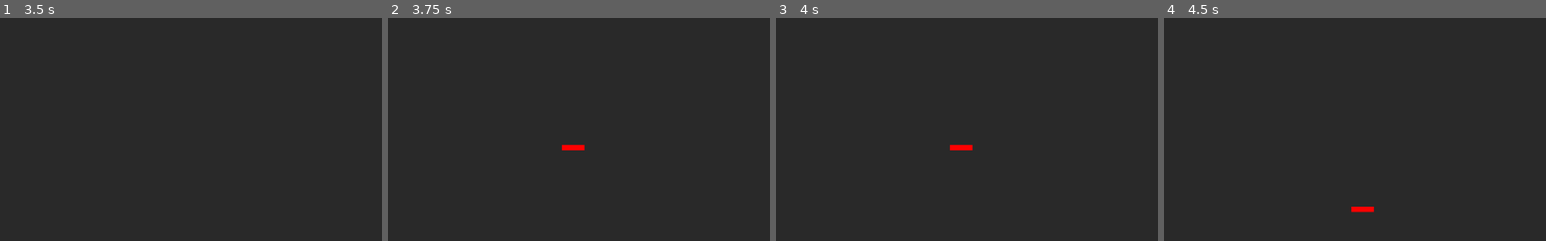
Above: before the commit, frames 1-4 (left to right).
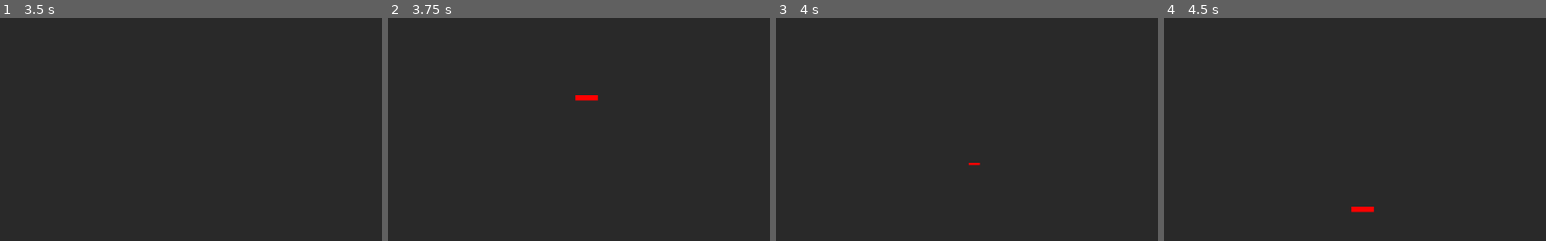
Above: after the commit, the same moments.

Repository: James-Fraser-Jones/scratch
Game: Godot game, scene res://scenes/main/main.tscn
The game is run twice, just before and just after one commit, with the same random seed, the same clock (stepped at 60 frames per second) and the same inputs.
Inputs (mouse positions are % of the whole screen's width and height, from its top left):
- Up to frame 1 (3.5 s): tap Enter at 0.5 s; move the mouse to (72, 45) at 0.52 s; press the mouse at (72, 45) at 0.53 s; hold D (right) 0.53-1.28 s; tap Mouse wheel up (zoom_in, bound only after the commit) at 0.8, 1.35, 3.05 s; tap R (restart) at 1.25, 2, 2.75 s; move the mouse to (30, 55) at 1.27 s; release the mouse at (30, 55) at 1.28 s; hold S (down) 1.28-2.03 s; tap Mouse wheel down (zoom_out, bound only after the commit) at 1.55 s; move the mouse to (60, 28) at 2.02 s; hold D (right) 2.03-2.78 s; hold Mouse wheel down (zoom_out, bound only after the commit) 2.03-2.78 s; click (60, 28) at 2.3 s; move the mouse to (45, 70) at 2.77 s; hold W (up) from 2.78 s (still down); click (45, 70) at 2.85 s
- Up to frame 2 (3.75 s): tap R (restart) at 3.5 s; move the mouse to (80, 65) at 3.52 s; release W (up) at 3.53 s; hold A (left) from 3.53 s (still down); hold P (spawn_enemy) from 3.53 s (still down)
- Up to frame 3 (4 s): keep holding A (left); keep holding P (spawn_enemy); tap Mouse wheel down (zoom_out, bound only after the commit) at 3.8 s
- Up to frame 4 (4.5 s): keep holding A (left); tap R (restart) at 4.15 s; move the mouse to (20, 35) at 4.27 s; release P (spawn_enemy) at 4.28 s; tap O (spawn_player) at 4.35 s
The pictures show only the part of the screen within x 24-74%, y 2-52%; the shares and areas given below are measured in that part.

Frame 1 is identical in both runs. In frame 2, 0.3% of the frame differs, in the area x 45-55%, y 34-60%; in frame 3, 0.2%; in frame 4, nothing differs.

Commit message:
experimenting with flocking behavior

Diff:
--- a/project.godot
+++ b/project.godot
@@ -61,6 +61,16 @@
 "events": [ Object(InputEventKey,"resource_local_to_scene":false,"resource_name":"","device":0,"alt":false,"shift":false,"control":false,"meta":false,"command":false,"pressed":false,"scancode":0,"physical_scancode":79,"unicode":0,"echo":false,"script":null)
  ]
 }
+zoom_out={
+"deadzone": 0.5,
+"events": [ Object(InputEventMouseButton,"resource_local_to_scene":false,"resource_name":"","device":0,"alt":false,"shift":false,"control":false,"meta":false,"command":false,"button_mask":0,"position":Vector2( 0, 0 ),"global_position":Vector2( 0, 0 ),"factor":1.0,"button_index":5,"pressed":false,"doubleclick":false,"script":null)
+ ]
+}
+zoom_in={
+"deadzone": 0.5,
+"events": [ Object(InputEventMouseButton,"resource_local_to_scene":false,"resource_name":"","device":0,"alt":false,"shift":false,"control":false,"meta":false,"command":false,"button_mask":0,"position":Vector2( 0, 0 ),"global_position":Vector2( 0, 0 ),"factor":1.0,"button_index":4,"pressed":false,"doubleclick":false,"script":null)
+ ]
+}
 
 [layer_names]
 
--- a/scenes/enemy/enemy.gd
+++ b/scenes/enemy/enemy.gd
@@ -1,8 +1,52 @@
 extends "res://scenes/character/character.gd"
+
+export var nav_freq : float = 2
+export var col_max : float = 75
+export var col_radius : float = 150
 
 onready var nav : Navigation2D = $"/root/main/nav"
 
+var nav_path : PoolVector2Array
+var nav_cur : float = -1
+
+func nav_timer(delta):
+	if nav_cur >= 0:
+		nav_cur += delta
+		if nav_cur > 1/nav_freq:
+			nav_cur = -1
+
+func avoid():
+	var avoid_vec = Vector2.ZERO
+	var space_state = get_world_2d().direct_space_state
+
+	avoid_vec += test_dir(space_state, Vector2.UP)
+	avoid_vec += test_dir(space_state, Vector2.DOWN)
+	avoid_vec += test_dir(space_state, Vector2.LEFT)
+	avoid_vec += test_dir(space_state, Vector2.RIGHT)
+
+	avoid_vec += test_dir(space_state, Vector2.ONE)
+	avoid_vec += test_dir(space_state, -Vector2.ONE)
+	avoid_vec += test_dir(space_state, Vector2(1, -1))
+	avoid_vec += test_dir(space_state, -Vector2(1, -1))
+
+	if avoid_vec.length() > 1:
+		avoid_vec = avoid_vec.normalized()
+	return avoid_vec
+
+func test_dir(space_state, dir : Vector2) -> Vector2:
+	var result = space_state.intersect_ray(global_position, global_position + dir * col_radius, [self])
+	if result:
+		var dist = (result.position - global_position).length()
+		return -dir * scale_response(dist)
+	return Vector2.ZERO
+
+func scale_response(dist):
+	var response = min(1, dist / (col_max-col_radius) + (col_radius/(col_radius-col_max)))
+	return response
+
 func _physics_process(delta):
+	nav_timer(delta)
+
 	if get_tree().has_group("players"):
 		var player = get_tree().get_nodes_in_group("players")[0]
 
@@ -12,8 +56,18 @@
 			var shoot_vec = player.position - position
 			$gun.shoot(shoot_vec)
 
-		var path = nav.get_simple_path(position, player.position)
-		if path.size() > 1:
-			var nav_pos = path[1]
-			var move_vec = (nav_pos - position).normalized() * speed * delta
-			move(move_vec)
+		if nav_cur == -1:
+			nav_path = nav.get_simple_path(position, player.position)
+
+		if nav_path.size() > 0:
+			var nav_pos = nav_path[0]
+			if position == nav_pos:
+				nav_path.remove(0)
+				nav_pos	= nav_path[0]
+
+			var move_quota = speed * delta
+			var goal_vec = (nav_pos - position).normalized()
+			var avoid_vec = avoid()
+			#print(rad2deg(avoid_vec.angle()))
+			var move_vec = avoid_vec + goal_vec * (1 - avoid_vec.length())
+			move(move_vec * move_quota)
--- a/scenes/enemy/enemy.tscn
+++ b/scenes/enemy/enemy.tscn
@@ -6,10 +6,11 @@
 
 [node name="enemy" instance=ExtResource( 2 )]
 collision_layer = 10
-collision_mask = 5
+collision_mask = 3
 script = ExtResource( 1 )
-speed = 250.0
+speed = 350.0
 
 [node name="gun" parent="." index="2" instance=ExtResource( 3 )]
 attack_speed = 3.0
+bullet_damage = 0
 col_mask = 5
--- a/scenes/gun/gun.gd
+++ b/scenes/gun/gun.gd
@@ -2,6 +2,7 @@
 
 export var attack_speed : float = 15
 export var attack_spread : float = .1
+export var bullet_damage : int = 5
 export var col_mask : int = 0
 
 const bullet_scene = preload("res://scenes/bullet/bullet.tscn")
@@ -28,5 +29,6 @@
 		bullet.rotation = angle + PI/2 + rand_range(-attack_spread/2, attack_spread/2)
 		bullet.position = global_position
 		bullet.collision_mask = col_mask
+		bullet.damage = bullet_damage
 		main.add_child(bullet)
 		attack_cur = 0
--- a/scenes/main/main.gd
+++ b/scenes/main/main.gd
@@ -30,3 +30,9 @@
 			player.position = $spawners/player.position
 			player.add_to_group("players")
 			add_child(player)
+
+	if event.is_action_pressed("zoom_in"):
+		$cam.zoom = $cam.zoom / 2
+
+	if event.is_action_pressed("zoom_out"):
+		$cam.zoom = $cam.zoom * 2
--- a/scenes/main/main.tscn
+++ b/scenes/main/main.tscn
@@ -26,13 +26,11 @@
 zoom = Vector2( 2, 2 )
 
 [node name="spawners" type="Node2D" parent="."]
-visible = false
 
 [node name="player" type="Node2D" parent="spawners"]
-position = Vector2( -432.785, 111.41 )
 
 [node name="enemy" type="Node2D" parent="spawners"]
-position = Vector2( -36.5103, -165.09 )
+position = Vector2( 0, -300 )
 
 [node name="navbaker" type="Node2D" parent="."]
 visible = false
--- a/scenes/player/player.tscn
+++ b/scenes/player/player.tscn
@@ -6,7 +6,7 @@
 
 [node name="player" instance=ExtResource( 1 )]
 collision_layer = 6
-collision_mask = 9
+collision_mask = 3
 script = ExtResource( 3 )
 
 [node name="CollisionShape2D" parent="." index="0"]
